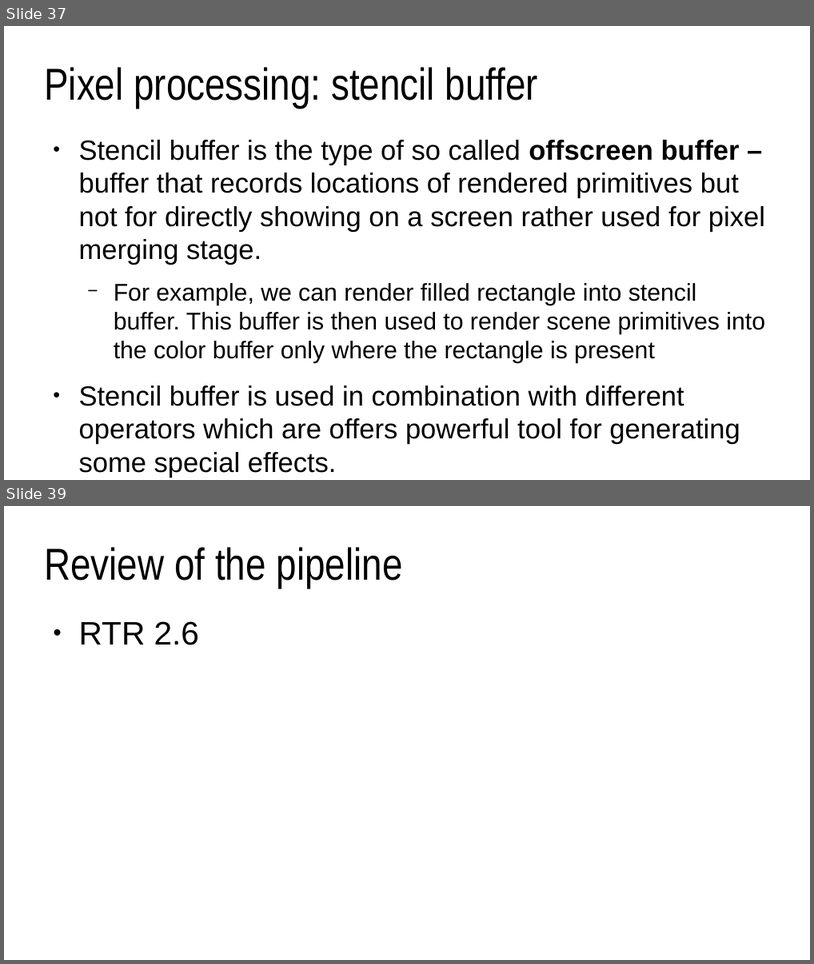
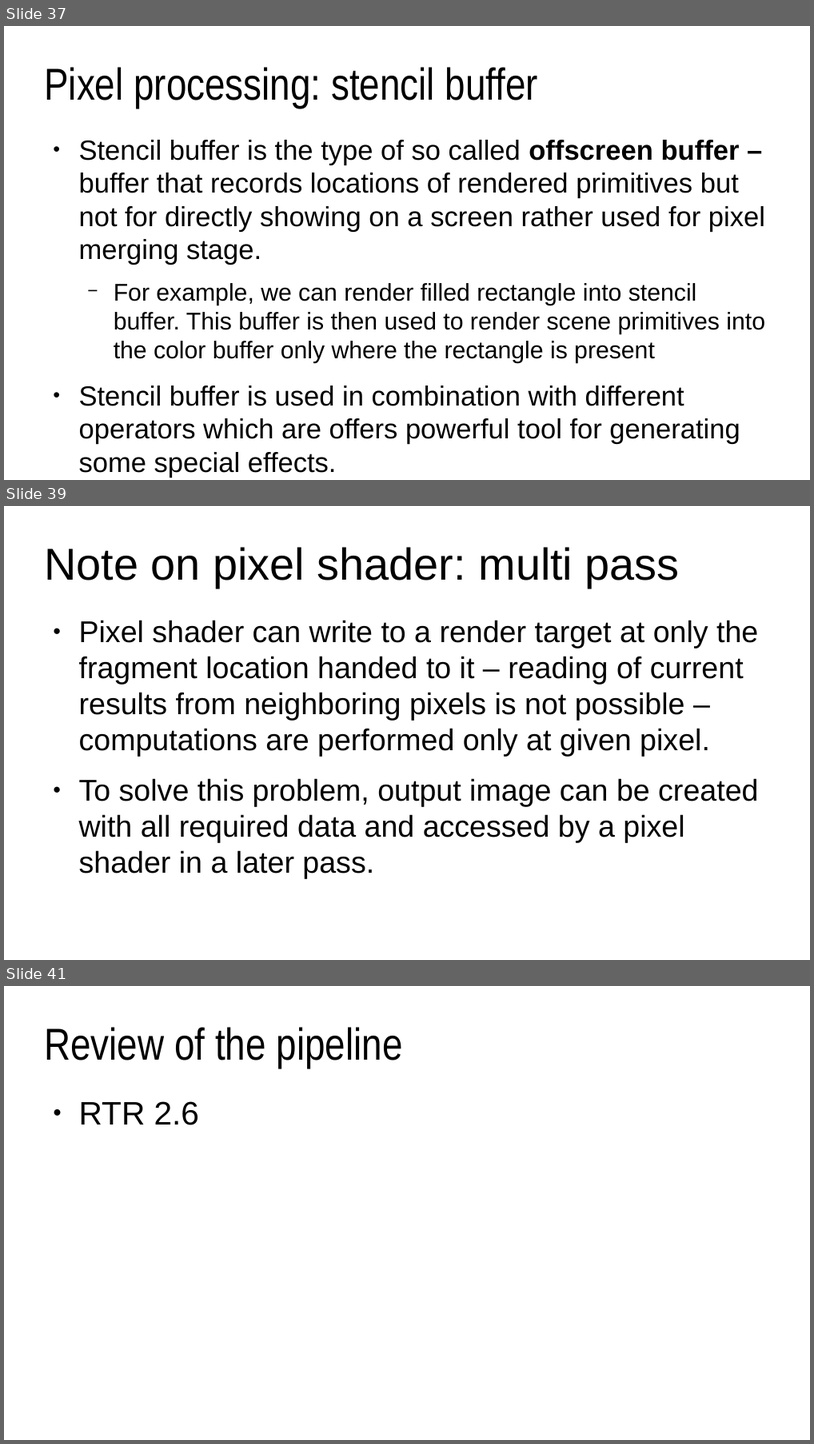
Before and after one commit to lorentzo/IntroductionToComputerGraphics, a slide deck: lectures/4_foundations_rendering/4_3_rasterization.odp. Shown one above the other, each under a label of ours: slides 37 and 39 before the commit, slides 37, 39 and 41 after it; the slides between them are not shown. The pictures are 814x964 and 814x1444 pixels, drawn with LibreOffice and Linux fonts; fonts in the diff are those of the drawing. Boxes give left, top, right and bottom in pixels: in the first picture for what was removed or moved away, otherwise in the second. Text is boxed around its words. In the diff, an @@ line names an element or a change of style, - is before the commit and + after.

```diff
--- a/lectures/4_foundations_rendering/4_3_rasterization.odp
+++ b/lectures/4_foundations_rendering/4_3_rasterization.odp
@@ slide 39 added at [4,506,810,960], background #FFFFFF @@
@@ title added at [44,547,680,588], 44 pt, text #000000 @@
+Note on pixel shader: multi pass
@@ text added at [79,620,758,879], 29.6 pt, text #000000 @@
+● Pixel shader can write to a render target at only the fragment location handed to it – reading of current results from neighboring pixels is not possible – computations are performed only at given pixel.
+● To solve this problem, output image can be created with all required data and accessed by a pixel shader in a later pass.
@@ what was slide 39 is now slide 41 @@
```
Also in this commit, not shown: 4 slides changed, 1 other slide added, 3 other files.
